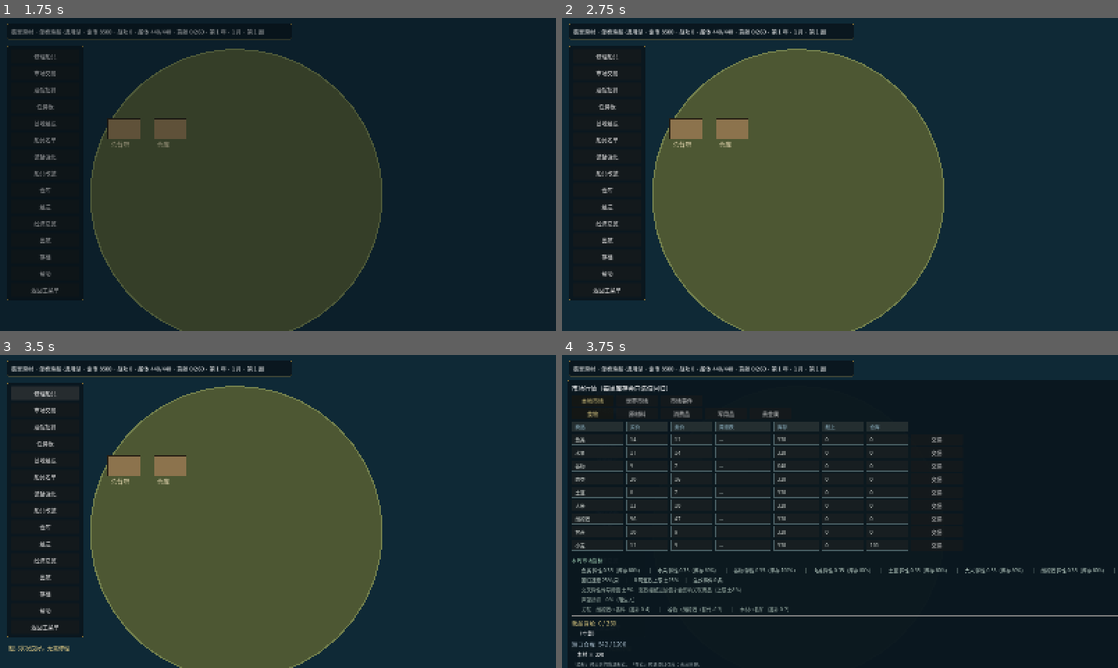
Above: before the commit, frames 1-4 (two rows, left to right).
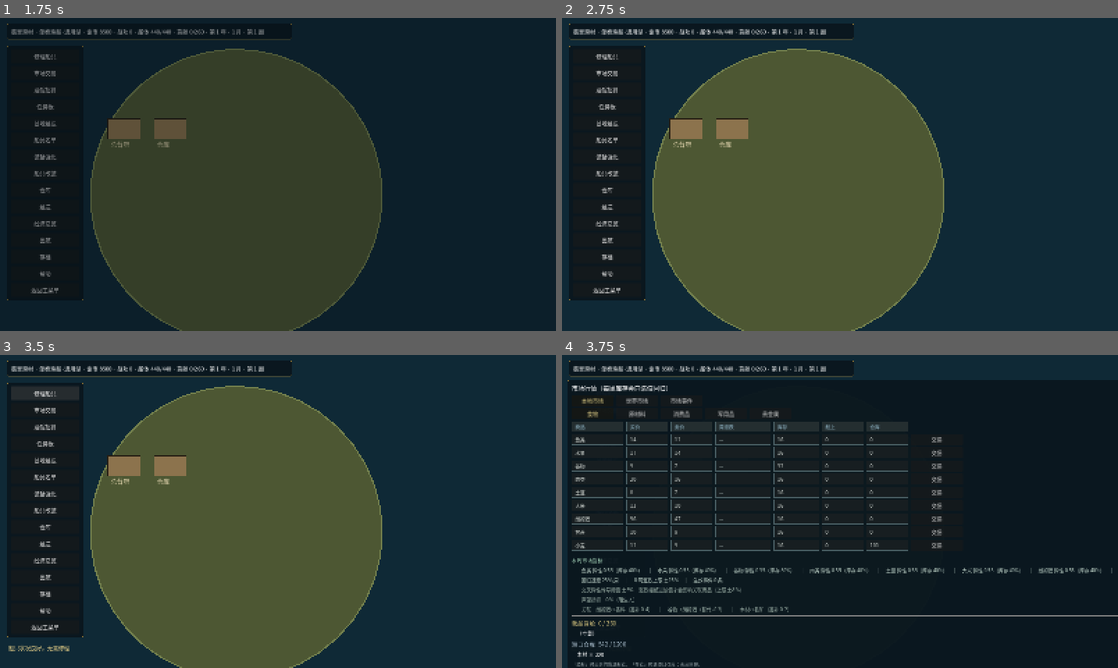
Above: after the commit, the same moments.

Repository: lucifermbbgh/OceanHero
Game: Godot game, scene res://scenes/main.tscn
Same seed, same stepped clock (60 frames per second), same inputs: the game is played once before the commit and once after it.
Inputs (mouse positions are in pixels of both pictures, inside the frame that each line leads up to):
- Up to frame 1 (1.75 s): tap Enter at 0.5 s; move the mouse to (400, 158) at 0.52 s; hold D (steer_right) 0.53-1.25 s; tap B at 0.6 s; click (400, 158) at 0.67 s; tap Space at 0.77 s; click "新游戏" at 1.25 s
- Up to frame 2 (2.75 s): drag from (728, 190) to (812, 237) at 2.02 s
- Up to frame 3 (3.5 s): click "修理船只" at 2.75 s
- Up to frame 4 (3.75 s): click "市场交易" at 3.5 s

Frames 1-3 are identical in both runs. In frame 4, 0.6% of the frame differs, in the area x 8-100%, y 26-70%.

Commit message:
fix(1.2.8): 市场库存上限统一按当前城镇等级（40/90/160）
- 岛屿市场此前用 800 兜底、指标行硬编码 400，与设计值不符
- 四处统一改为 GameState.visit_port_max_stock()
- 版本号 1.2.8；单元 66 + 集成 713 全绿

Diff:
--- a/project.godot
+++ b/project.godot
@@ -15,7 +15,7 @@
 run/main_scene="res://scenes/main.tscn"
 config/features=PackedStringArray("4.7", "GL Compatibility")
 config/icon="res://icon.svg"
-config/version="1.2.7"
+config/version="1.2.8"
 [autoload]
 
 EventBus="*res://scripts/core/event_bus.gd"
--- a/scripts/base/base_scene.gd
+++ b/scripts/base/base_scene.gd
@@ -590,7 +590,7 @@
 	for c in market_list.get_children():
 		c.queue_free()
 	var port: Resource = DataRegistry.get_port(_pid())
-	var max_stock := int(port.max_stock) if port != null else 800
+	var max_stock := GameState.visit_port_max_stock()
 	var head := Label.new()
 	head.text = "市场行情（每周库存会向满值回归）"
 	head.add_theme_font_size_override("font_size", 18)
@@ -913,7 +913,7 @@
 		var c: Resource = DataRegistry.get_commodity(cid)
 		if c == null:
 			continue
-		var max_stock := 400
+		var max_stock := GameState.visit_port_max_stock()
 		var stock := GameState.ensure_stock(_pid(), cid, max_stock)
 		var ratio := clampf(float(stock) / float(max_stock), 0.0, 1.0)
 		parts.append("%s 弹性 %.2f（库存 %d%%）" % [String(c.display_name), em.piecewise_elasticity(ratio),
@@ -1020,7 +1020,7 @@
 		_log("仓库空间不足" if to_wh else "货舱空间不足")
 		return
 	var port: Resource = DataRegistry.get_port(_pid())
-	var stock := GameState.ensure_stock(_pid(), cid, int(port.max_stock))
+	var stock := GameState.ensure_stock(_pid(), cid, GameState.visit_port_max_stock())
 	if stock < amount:
 		_log("该港库存不足")
 		return
@@ -1044,7 +1044,7 @@
 		return
 	var c: Resource = DataRegistry.get_commodity(cid)
 	var port: Resource = DataRegistry.get_port(_pid())
-	var stock := GameState.ensure_stock(_pid(), cid, int(port.max_stock))
+	var stock := GameState.ensure_stock(_pid(), cid, GameState.visit_port_max_stock())
 	if from_wh:
 		GameState.warehouse_remove(cid, amount)
 	else:
@@ -1483,7 +1483,7 @@
 		return
 	_yard_title_to(ex_list, "大宗交易（满 100 单位享 5% 折扣）")
 	var port: Resource = DataRegistry.get_port(_pid())
-	var max_stock := int(port.max_stock)
+	var max_stock := GameState.visit_port_max_stock()
 	for cid in DataRegistry.commodities.keys():
 		var c: Resource = DataRegistry.get_commodity(cid)
 		var stock := GameState.ensure_stock(_pid(), cid, max_stock)
@@ -1521,7 +1521,7 @@
 		return
 	_yard_title_to(ex_list, "期货（付 20% 定金锁定本周价格，1 周内提货）")
 	var port: Resource = DataRegistry.get_port(_pid())
-	var max_stock := int(port.max_stock)
+	var max_stock := GameState.visit_port_max_stock()
 	for cid in DataRegistry.commodities.keys():
 		var c: Resource = DataRegistry.get_commodity(cid)
 		var stock := GameState.ensure_stock(_pid(), cid, max_stock)
Binary file added: docs/screenshots/57-village-market.png
Not shown, added: docs/版本文档/1.2.8-升级说明.md
Not shown, changed: docs/版本文档/版本规划.md
